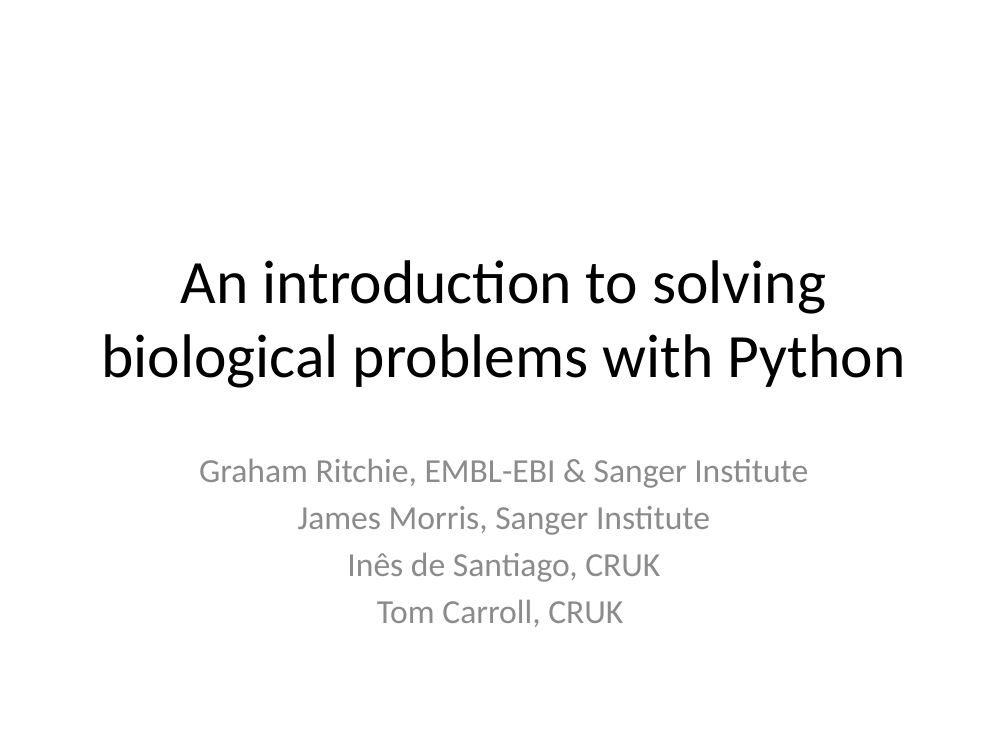
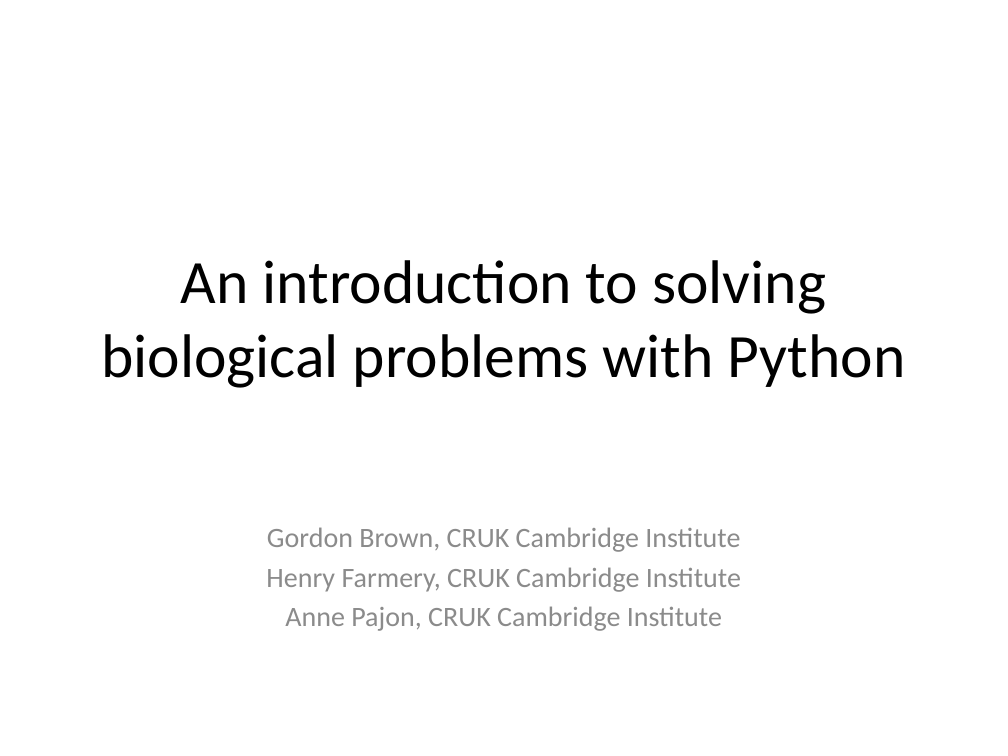
Before and after one commit to pycam/python-basic, a slide deck: slide 1 of course_intro.pptx. Drawn at 1008x756 pixels with LibreOffice and Linux fonts; fonts in the diff are those of the drawing. Boxes give left, top, right and bottom in pixels: in the first picture for what was removed or moved away, otherwise in the second. Text is boxed around its words. In the diff, an @@ line names an element or a change of style, - is before the commit and + after.

Commit message:
add more intro slides, update installation instructions for VM

```diff
--- a/course_intro.pptx
+++ b/course_intro.pptx
@@ subtitle "Gordon Brown, CRUK Cambridge Institute" at [266,527,741,631]: vertical alignment top to bottom @@
@@ subtitle at [266,527,741,631]: text changed; size 24.1 to 20 pt @@
-Graham Ritchie, EMBL-EBI & Sanger Institute
-James Morris, Sanger Institute
-Inês de Santiago, CRUK
-Tom Carroll, CRUK
+Gordon Brown, CRUK Cambridge Institute
+Henry Farmery, CRUK Cambridge Institute
+Anne Pajon, CRUK Cambridge Institute
```
Also in this commit, not shown: 1 other slide changed, 5 slides added, 1 other file.
